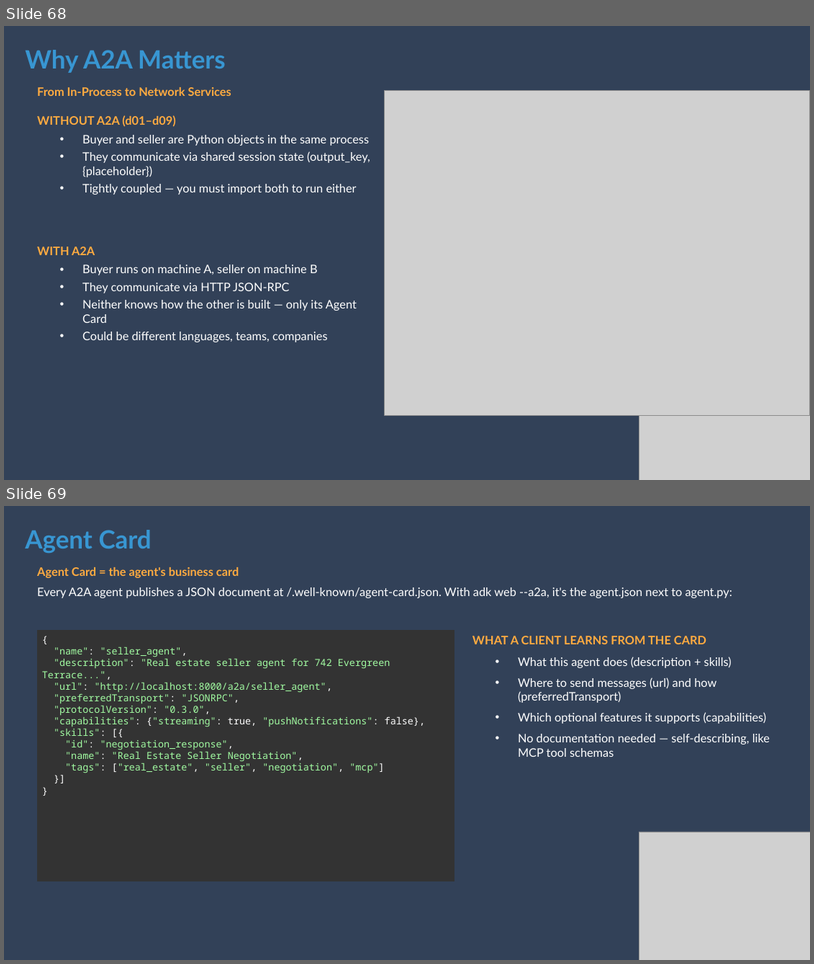
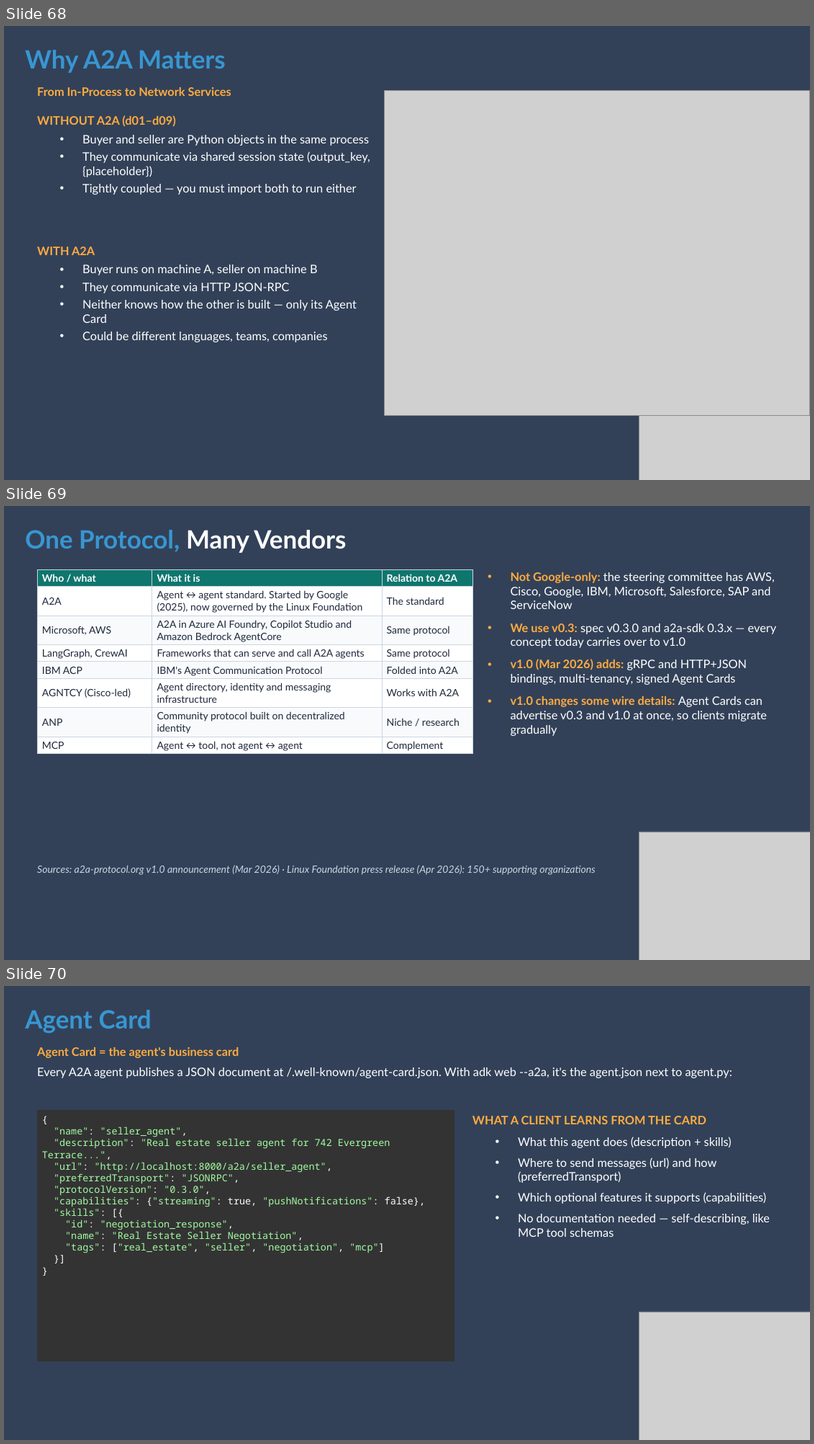
Before and after one commit to jeev1992/real-estate-negotiation-simulator, a slide deck: Week 6 _ Agent Communication Protocols_ MCP, A2A, and Google ADK.pptx. Shown one above the other, each under a label of ours: slides 68 and 69 before the commit, slides 68, 69 and 70 after it. The pictures are 814x964 and 814x1444 pixels, drawn with LibreOffice and Linux fonts; fonts in the diff are those of the drawing; grey boxes stand for pictures. Boxes give left, top, right and bottom in pixels: in the first picture for what was removed or moved away, otherwise in the second. Text is boxed around its words. In the diff, an @@ line names an element or a change of style, - is before the commit and + after.

```diff
--- a/Week 6 _ Agent Communication Protocols_ MCP, A2A, and Google ADK.pptx
+++ b/Week 6 _ Agent Communication Protocols_ MCP, A2A, and Google ADK.pptx
@@ slide 69 added at (x1=4, y1=506, x2=810, y2=960), background #324158 @@
@@ text added at (x1=25, y1=530, x2=346, y2=553), 30 pt, text #3896D2, bold @@
+One Protocol, Many Vendors
@@ table added at (x1=37, y1=569, x2=473, y2=754), 8 rows, 3 columns @@
+Who / what | What it is | Relation to A2A
+A2A | Agent ↔ agent standard. Started by Google (2025), now governed by the Linux Foundation | The standard
+Microsoft, AWS | A2A in Azure AI Foundry, Copilot Studio and Amazon Bedrock AgentCore | Same protocol
+LangGraph, CrewAI | Frameworks that can serve and call A2A agents | Same protocol
+IBM ACP | IBM's Agent Communication Protocol | Folded into A2A
+AGNTCY (Cisco-led) | Agent directory, identity and messaging infrastructure | Works with A2A
+ANP | Community protocol built on decentralized identity | Niche / research
+MCP | Agent ↔ tool, not agent ↔ agent | Complement
@@ text added at (x1=511, y1=572, x2=777, y2=736), 14 pt, text #FFFFFF @@
+• Not Google-only: the steering committee has AWS, Cisco, Google, IBM, Microsoft, Salesforce, SAP and ServiceNow
+• We use v0.3: spec v0.3.0 and a2a-sdk 0.3.x — every concept today carries over to v1.0
+• v1.0 (Mar 2026) adds: gRPC and HTTP+JSON bindings, multi-tenancy, signed Agent Cards
+• v1.0 changes some wire details: Agent Cards can advertise v0.3 and v1.0 at once, so clients migrate gradually
@@ picture added at (x1=640, y1=831, x2=810, y2=960) @@
@@ text added at (x1=37, y1=865, x2=595, y2=875), 12 pt, text #CBD5E1, italic @@
+Sources: a2a-protocol.org v1.0 announcement (Mar 2026) · Linux Foundation press release (Apr 2026): 150+ supporting organizations
@@ what was slide 69 is now slide 70 @@
```
Also in this commit, not shown: 2 slides changed, 6 other slides added, 21 other files.
